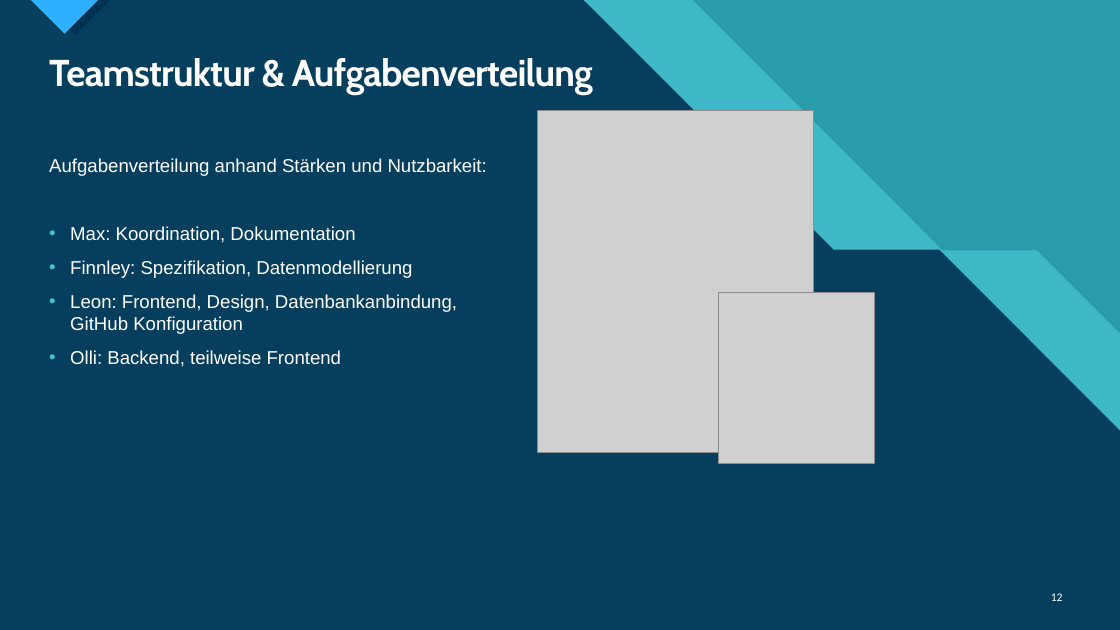
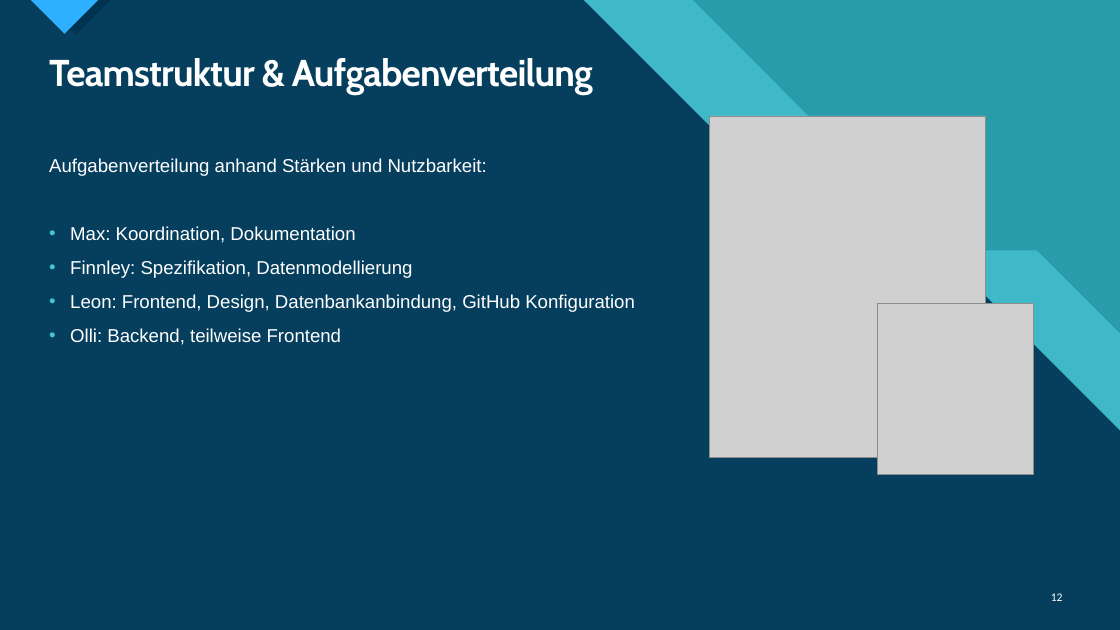
Before and after one commit to TietoLP/IU-Kochbuch, a slide deck: slide 12 of Fallstudie_Kochbuch.pptx. Drawn at 1120x630 pixels with LibreOffice and Linux fonts; fonts in the diff are those of the drawing; grey boxes stand for pictures. Boxes give left, top, right and bottom in pixels: in the first picture for what was removed or moved away, otherwise in the second. Text is boxed around its words. In the diff, an @@ line names an element or a change of style, - is before the commit and + after.

```diff
--- a/Fallstudie_Kochbuch.pptx
+++ b/Fallstudie_Kochbuch.pptx
@@ picture: place and size @@
-picture at bbox=[537, 110, 813, 452]
+picture at bbox=[710, 116, 986, 458]
@@ text "Aufgabenverteilung anhand Stärken und Nutzbarkeit:" rewrapped from bbox=[49, 158, 487, 367] to bbox=[49, 158, 635, 345] @@
@@ picture: place and size @@
-picture at bbox=[719, 292, 875, 464]
+picture at bbox=[878, 304, 1033, 476]
```
Also in this commit, not shown: 2 other slides changed, 2 other files.
